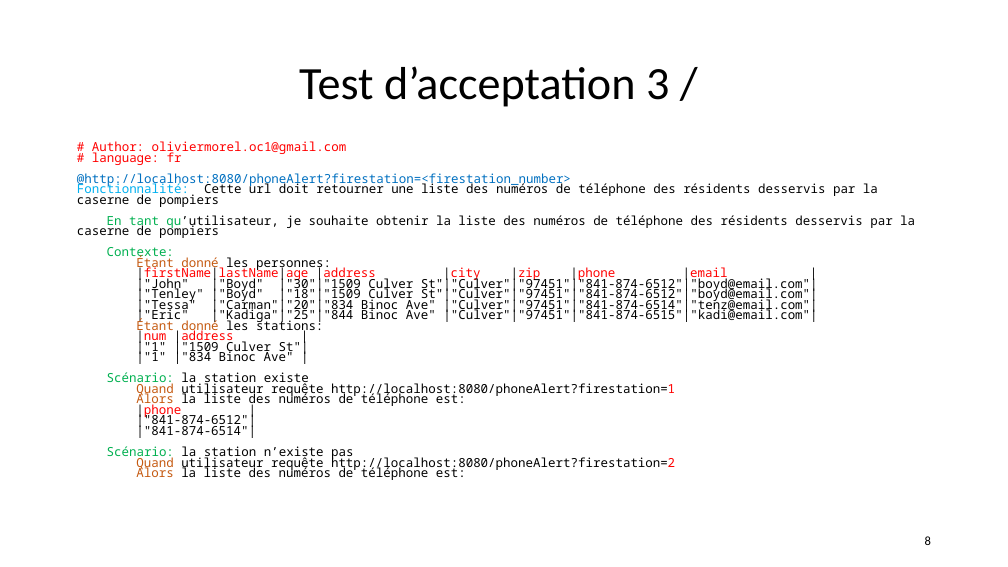
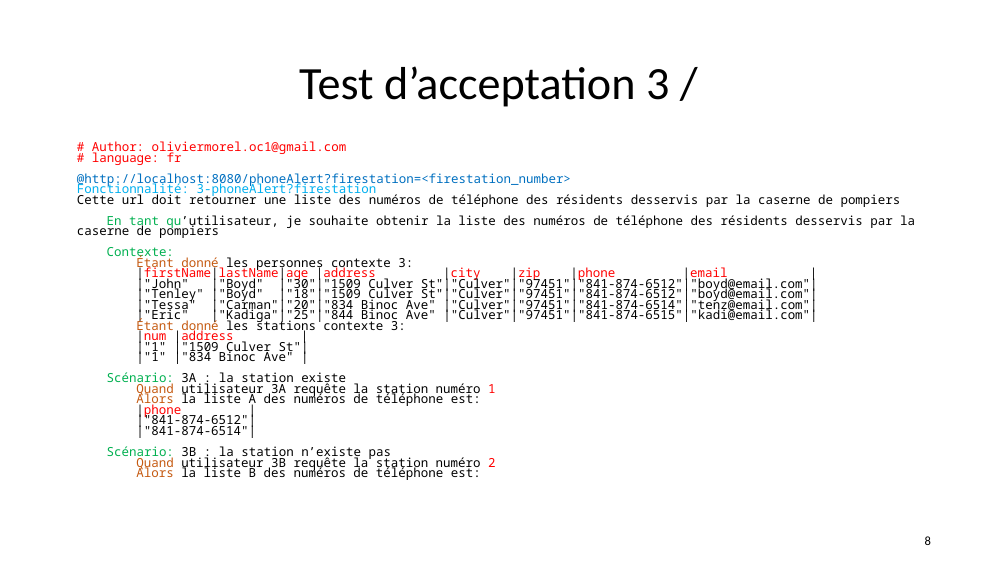
Before and after one commit to andrechico999/https-github.com-emmo78-com.safetynet.alerts, a slide deck: slide 8 of A_Livrables/MOREL_Olivier_4_slides_062022.pptx. Drawn at 1008x567 pixels with LibreOffice and Linux fonts; fonts in the diff are those of the drawing. Boxes give left, top, right and bottom in pixels: in the first picture for what was removed or moved away, otherwise in the second. Text is boxed around its words. In the diff, an @@ line names an element or a change of style, - is before the commit and + after.

```diff
--- a/A_Livrables/MOREL_Olivier_4_slides_062022.pptx
+++ b/A_Livrables/MOREL_Olivier_4_slides_062022.pptx
@@ text at [77,182,901,207]: text changed @@
-Fonctionnalité: Cette url doit retourner une liste des numéros de téléphone des résidents desservis par la caserne de pompiers
+Fonctionnalité: 3-phoneAlert?firestation
+Cette url doit retourner une liste des numéros de téléphone des résidents desservis par la caserne de pompiers
@@ text at [136,255,413,271]: text changed @@
-Étant donné les personnes:
+Étant donné les personnes contexte 3:
@@ text at [136,318,406,334]: text changed @@
-Étant donné les stations:
+Étant donné les stations contexte 3:
@@ text at [107,372,496,408]: text changed @@
-Scénario: la station existe
-Quand utilisateur requête http://localhost:8080/phoneAlert?firestation=1
-Alors la liste des numéros de téléphone est:
+Scénario: 3A : la station existe
+Quand utilisateur 3A requête la station numéro 1
+Alors la liste A des numéros de téléphone est:
@@ text at [107,446,496,480]: text changed @@
-Scénario: la station n’existe pas
-Quand utilisateur requête http://localhost:8080/phoneAlert?firestation=2
-Alors la liste des numéros de téléphone est:
+Scénario: 3B : la station n’existe pas
+Quand utilisateur 3B requête la station numéro 2
+Alors la liste B des numéros de téléphone est:
```
Also in this commit, not shown: 6 other slides changed, 19 other files.
